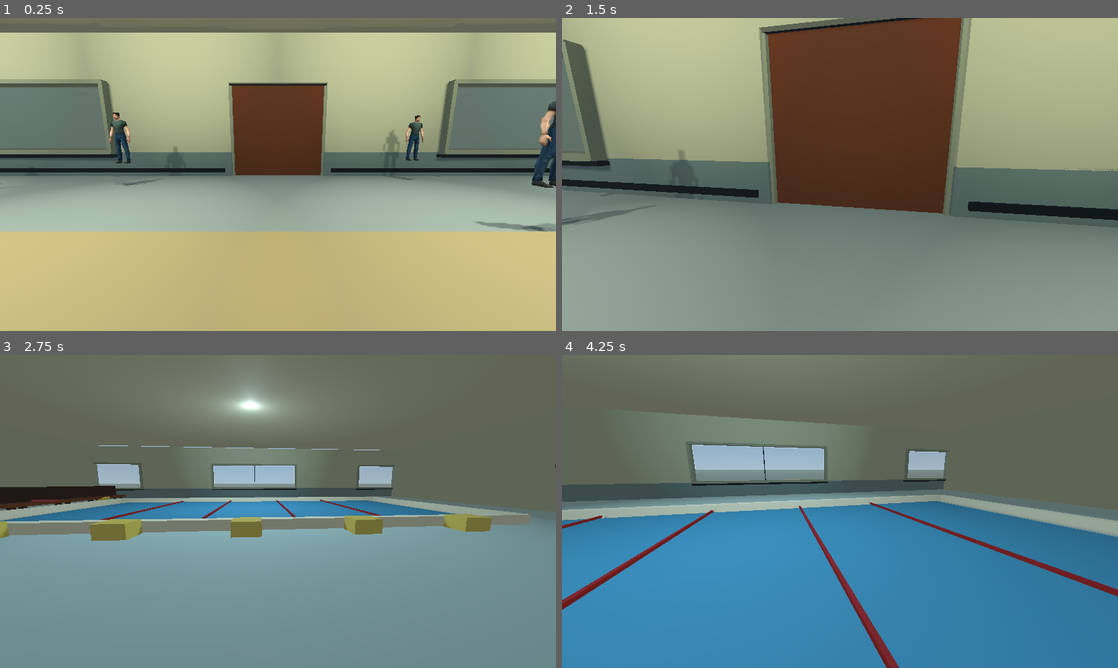
Above: before the commit, frames 1-4 (two rows, left to right).
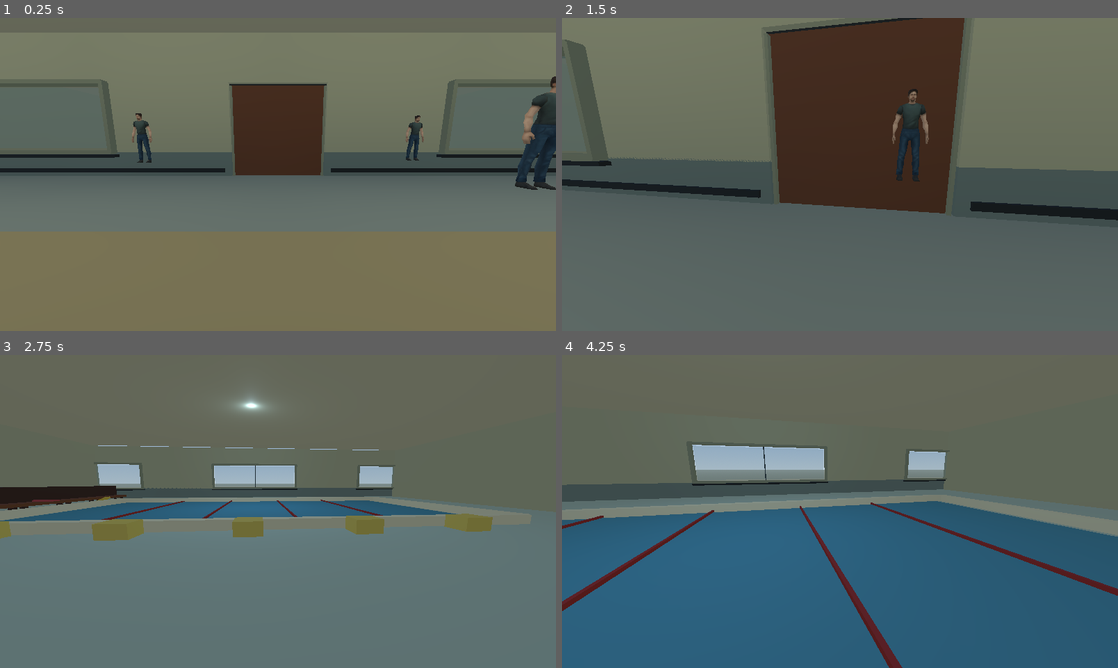
Above: after the commit, the same moments.

Repository: rizstacks/hugWatch
Game: Godot game, scene res://Main/main.tscn
Same seed, same stepped clock (60 frames per second), same inputs: the game is played once before the commit and once after it.
Inputs (mouse positions are in pixels of both pictures, inside the frame that each line leads up to):
- Up to frame 1 (0.25 s): no input
- Up to frame 2 (1.5 s): tap Enter at 0.5 s; move the mouse to (867, 174) at 0.52 s; hold W from 0.53 s (still down); tap E (interact) at 0.6, 1.35 s; tap Space at 0.77 s; move the mouse to (812, 174) at 1.27 s
- Up to frame 3 (2.75 s): keep holding W; tap Space at 1.52 s; move the mouse to (289, 505) at 2.02 s; tap E (interact) at 2.1 s
- Up to frame 4 (4.25 s): keep holding W; move the mouse to (834, 517) at 2.77 s; tap E (interact) at 2.85, 3.6 s; tap Space at 3.02, 3.77 s; move the mouse to (878, 514) at 3.52 s

The runs differ from the first frame. In frame 1, 78% of the frame differs, in the area x 0-100%, y 4-100%; in frame 2, 73%; in frame 3, 53%; in frame 4, 54%.

Commit message:
stopped the crashing
too many lights lol

Diff:
--- a/Main/main.tscn
+++ b/Main/main.tscn
@@ -12,7 +12,7 @@
 sky_top_color = Color(0.46, 0.62, 0.82, 1)
 sky_horizon_color = Color(0.78, 0.84, 0.88, 1)
 ground_bottom_color = Color(0.45, 0.48, 0.44, 1)
-ground_horizon_color = Color(0.58, 0.62, 0.60, 1)
+ground_horizon_color = Color(0.58, 0.62, 0.6, 1)
 
 [sub_resource type="Sky" id="Sky_school"]
 sky_material = SubResource("ProceduralSkyMaterial_school")
@@ -46,3 +46,4 @@
 environment = SubResource("Environment_school")
 
 [node name="Map" parent="." unique_id=899873080 instance=ExtResource("3_map")]
+clear_old_scene_siblings = true
--- a/Main/map.gd
+++ b/Main/map.gd
@@ -1,4 +1,6 @@
 extends Node3D
+
+@export var clear_old_scene_siblings: bool = false
 
 const KEY_INTERACT := KEY_E
 const INTERACT_DISTANCE := 4.0
@@ -678,7 +680,7 @@
 	light.omni_range = range_value
 	light.light_energy = energy
 	light.light_color = col
-	light.shadow_enabled = true
+	light.shadow_enabled = false
 	add_child(light)
 
 func create_static_box(n: String, size: Vector3, pos: Vector3, col: Color, collision_enabled: bool = true) -> StaticBody3D:
--- a/Main/player.gd
+++ b/Main/player.gd
@@ -37,9 +37,7 @@
 		direction += transform.basis.x
 
 	if Input.is_action_just_pressed("interact"):
-		print("interact pressed, npcs in group: ", get_tree().get_nodes_in_group("npc").size())
 		for npc in get_tree().get_nodes_in_group("npc"):
-			print("checking npc state: ", npc.currState, " dist: ", global_position.distance_to(npc.global_position))
 			if npc.currState == npc.State.STUCK:
 				var dist = global_position.distance_to(npc.global_position)
 				if dist < 2.0:  # interact range
--- a/Spawnables/npc.gd
+++ b/Spawnables/npc.gd
@@ -14,13 +14,15 @@
 var is_fully_bonded = false
 
 var pair = null
-var seek_range = 10
+var seek_range = 15
 
 var last_position = Vector3.ZERO
 var stuck_timer = 0.0
 var stuck_check_interval = 1.0  # check every second
 var stuck_threshold = 0.1  # how little movement counts as stuck
 
+var seek_tick = 0.0
+var seek_tick_rate = 0.1
 
 func _ready():
 	add_to_group("npc")
@@ -70,20 +72,20 @@
 	return
 
 func _handle_seeking():
-	if pair == null:
+	if pair == null or not is_instance_valid(pair):
+		pair = null
 		currState = State.WANDERING
 		return
 
-	stuck_timer += get_physics_process_delta_time()
-	if stuck_timer >= stuck_check_interval:
-		stuck_timer = 0.0
-		if global_position.distance_to(last_position) < stuck_threshold:
-			var angle = randf() * 2 * PI
-			direction = Vector3(cos(angle), 0, sin(angle))
-			velocity.x = direction.x * speed * 2.0
-			velocity.z = direction.z * speed * 2.0
-		last_position = global_position
+	seek_tick += get_physics_process_delta_time()
+	if seek_tick < seek_tick_rate:
+		# still move toward last known direction
+		velocity.x = velocity.x
+		velocity.z = velocity.z
+		return
+	seek_tick = 0.0
 
+	# only recalculate 10 times per second
 	var dist = global_position.distance_to(pair.global_position)
 	if dist < 1:
 		currState = State.BONDING
Not shown: 1 places in Main/main.tscn that only renumber resources
